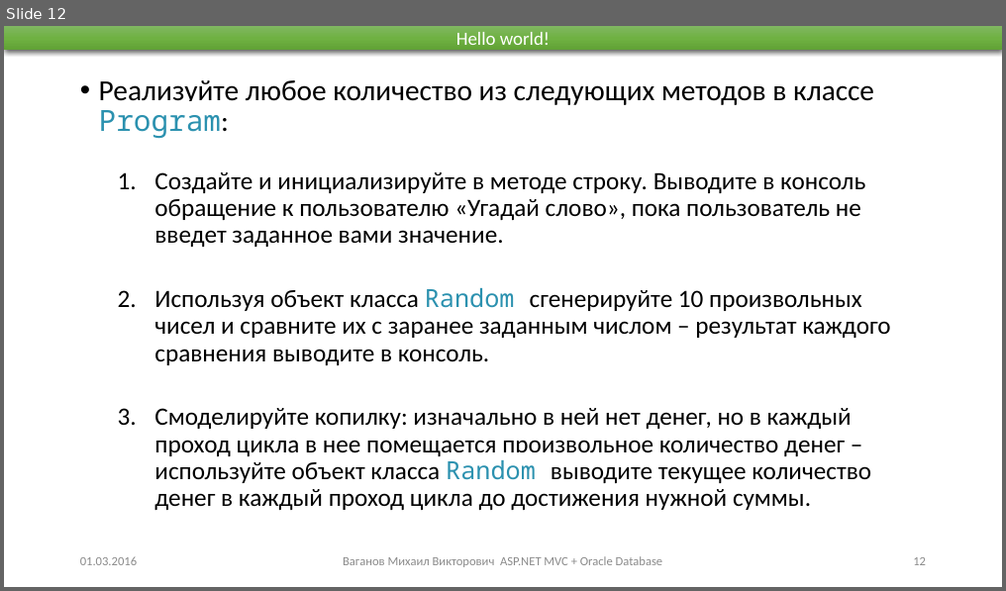
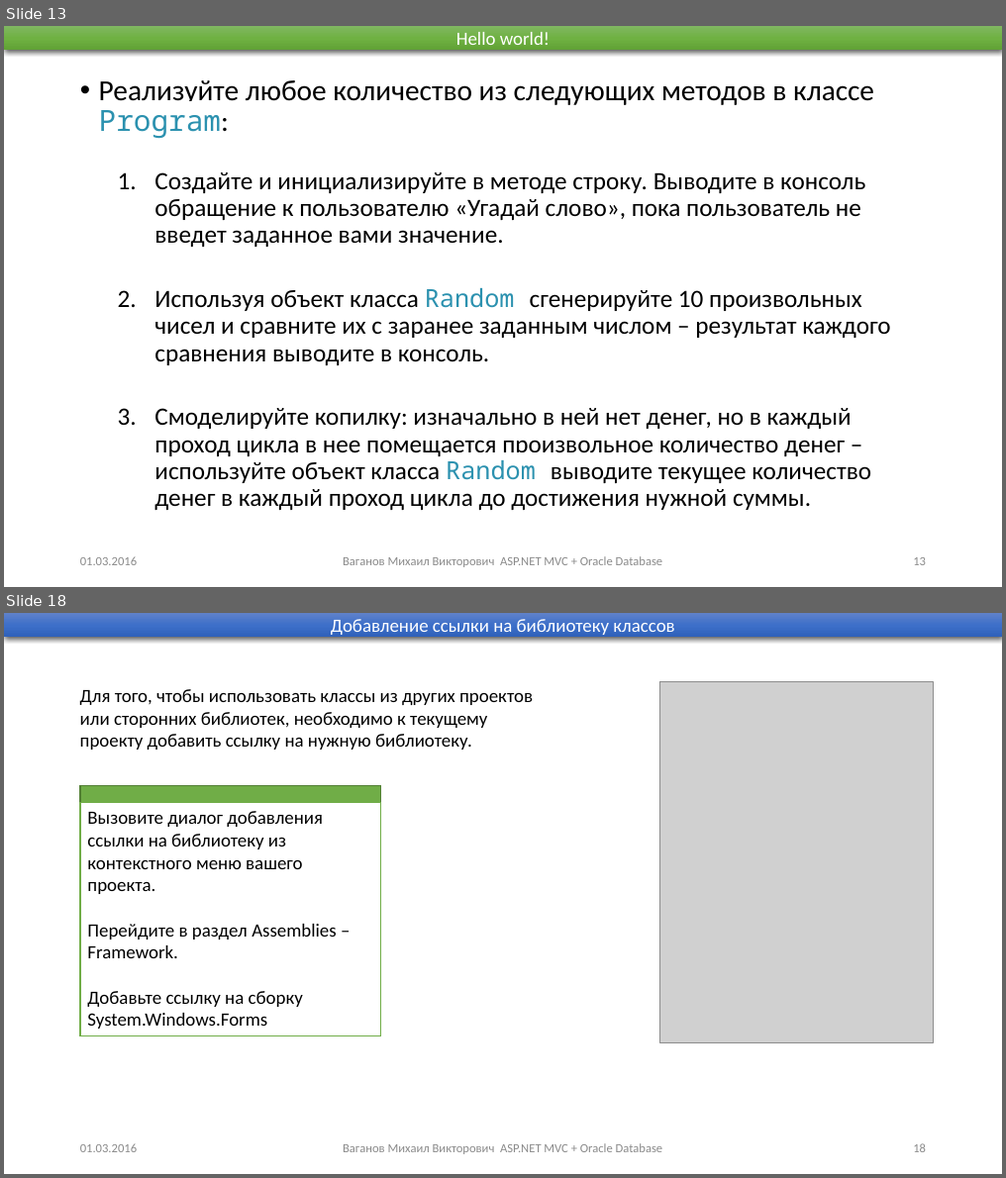
Before and after one commit to Mikhail-Vaganov/psu-applicants, a slide deck: Presentations/Занятие 1.pptx. Shown one above the other, each under a label of ours: slide 12 before the commit, slides 13 and 18 after it; the slides between them are not shown. The pictures are 1006x591 and 1006x1178 pixels, drawn with LibreOffice and Linux fonts; fonts in the diff are those of the drawing; grey boxes stand for pictures. Boxes give left, top, right and bottom in pixels: in the first picture for what was removed or moved away, otherwise in the second. Text is boxed around its words. In the diff, an @@ line names an element or a change of style, - is before the commit and + after.

```diff
--- a/Presentations/Занятие 1.pptx
+++ b/Presentations/Занятие 1.pptx
@@ slide 18 added at (4, 613, 1002, 1174), background #FFFFFF @@
@@ rectangle added at (4, 613, 1002, 637), fill gradient #6183CB to #3E70CA to #3062BB, 18 pt, text #FFFFFF @@
+Добавление ссылки на библиотеку классов
@@ text added at (80, 689, 533, 750), 18 pt, text #000000 @@
+Для того, чтобы использовать классы из других проектов или сторонних библиотек, необходимо к текущему проекту добавить ссылку на нужную библиотеку.
@@ picture added at (659, 682, 934, 1043) @@
@@ rectangle added at (80, 786, 381, 802), fill #70AD47, outline #538035 1 pt @@
@@ rectangle added at (80, 802, 381, 1037), fill #FFFFFF, outline #70AD47 1 pt, 18 pt, text #000000 @@
+Вызовите диалог добавления ссылки на библиотеку из контекстного меню вашего проекта.
+Перейдите в раздел Assemblies – Framework.
+Добавьте ссылку на сборку
+System.Windows.Forms
@@ text added at (80, 1144, 137, 1153), 12 pt, text #8C8C8C @@
+01.03.2016
@@ text added at (343, 1144, 663, 1155), 12 pt, text #8C8C8C @@
+Ваганов Михаил Викторович ASP.NET MVC + Oracle Database
@@ page number added at (913, 1144, 926, 1153), 12 pt, text #8C8C8C @@
+18
@@ what was slide 12 is now slide 13 @@
```
Also in this commit, not shown: 3 slides changed, 5 other slides added, 6 other files.
